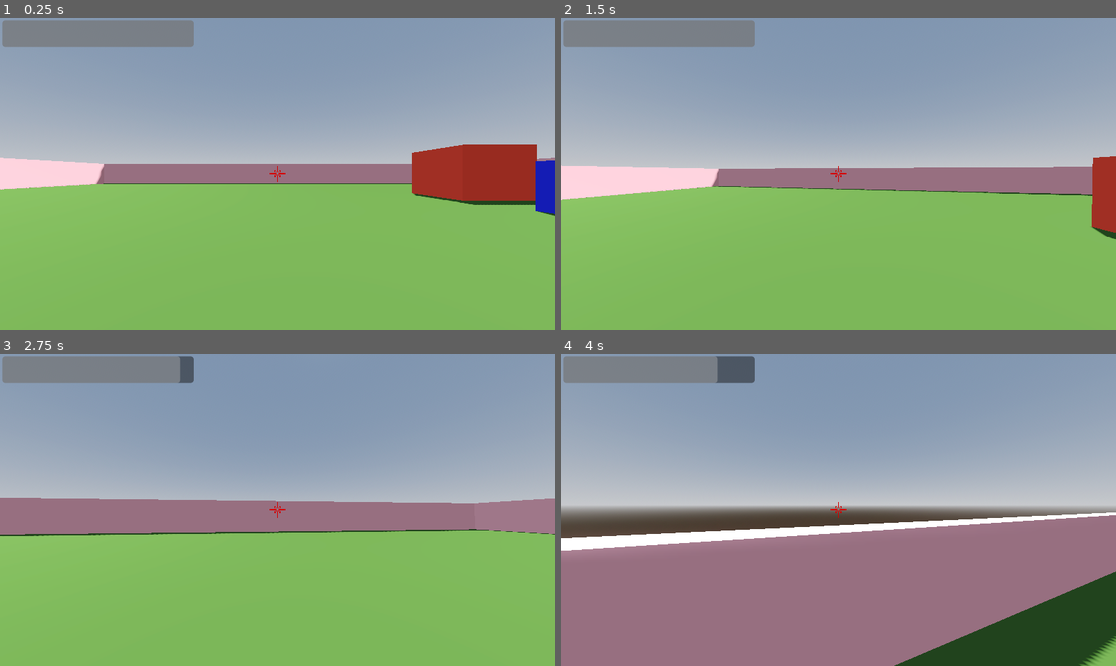
Above: before the commit, frames 1-4 (two rows, left to right).
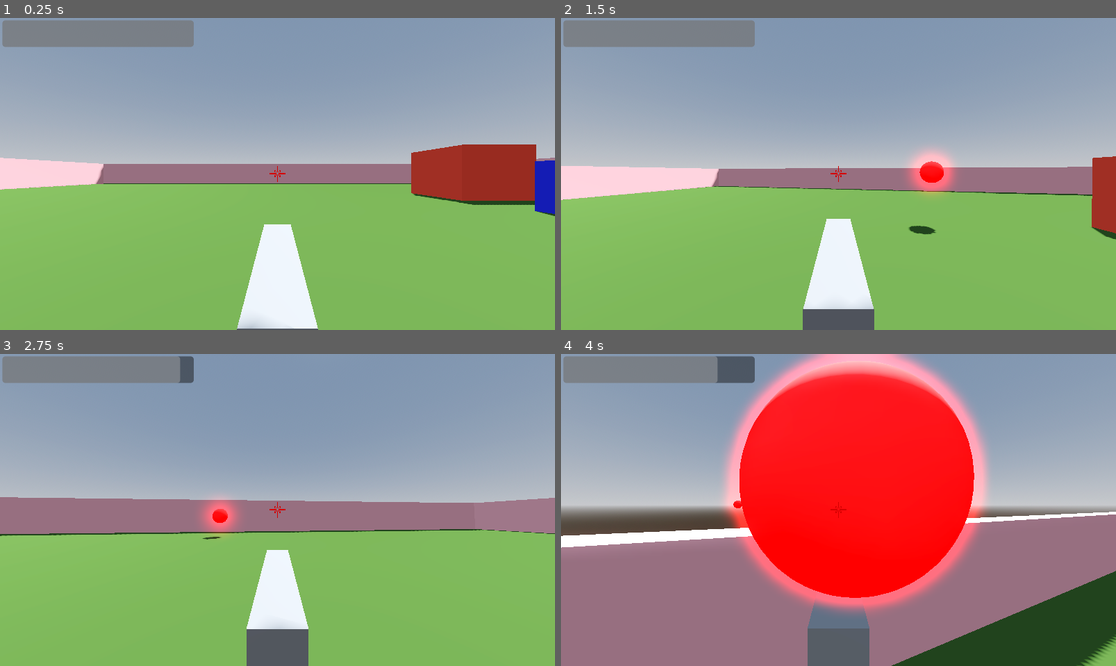
Above: after the commit, the same moments.

Repository: Robin3711/godot-fps-game
Game: Godot game, scene res://Scenes/World.tscn
Same seed, same stepped clock (60 frames per second), same inputs: the game is played once before the commit and once after it.
Inputs (mouse positions are in pixels of both pictures, inside the frame that each line leads up to):
- Up to frame 1 (0.25 s): no input
- Up to frame 2 (1.5 s): move the mouse to (866, 174) at 0.52 s; press the mouse at (866, 174) at 0.53 s; hold W (up) from 0.53 s (still down); tap Space (jump) at 0.77 s; move the mouse to (810, 174) at 1.27 s; release the mouse at (810, 174) at 1.28 s; tap Ctrl (crouch) at 1.35 s
- Up to frame 3 (2.75 s): keep holding W (up); tap Space (jump) at 1.52 s; click (249, 510) at 1.55 s; move the mouse to (288, 503) at 2.02 s; hold Shift (sprint) from 2.03 s (still down); click (288, 503) at 2.3 s
- Up to frame 4 (4 s): keep holding W (up); move the mouse to (832, 516) at 2.77 s; release Shift (sprint) at 2.78 s; click (832, 516) at 2.85 s; tap Space (jump) at 3.02, 3.77 s; move the mouse to (877, 513) at 3.52 s; press the mouse at (877, 513) at 3.53 s

The runs differ from the first frame. In frame 1, 3.4% of the frame differs, in the area x 0-100%, y 40-100%; in frame 2, 4.6%; in frame 3, 4.3%; in frame 4, 34%, in the area x 0-100%, y 0-100%.

Commit message:
basic gun features

Diff:
--- a/FirstPersonController-main/Scenes/World.tscn
+++ b/FirstPersonController-main/Scenes/World.tscn
@@ -5,7 +5,7 @@
 [ext_resource type="Material" uid="uid://b122sws3pt7w7" path="res://Materials/Red.tres" id="4_nuwel"]
 [ext_resource type="PackedScene" uid="uid://b1nbfoi44075y" path="res://Scenes/player.tscn" id="5_48wf7"]
 [ext_resource type="Material" uid="uid://p2nkjd3ge3qm" path="res://Materials/Blue.tres" id="5_te4rd"]
-[ext_resource type="PackedScene" uid="uid://sfke66oh3wvr" path="res://hud.tscn" id="6_tipcx"]
+[ext_resource type="PackedScene" uid="uid://sfke66oh3wvr" path="res://Scenes/hud.tscn" id="6_tipcx"]
 
 [sub_resource type="ProceduralSkyMaterial" id="ProceduralSkyMaterial_5lq0h"]
 sky_horizon_color = Color(0.64625, 0.65575, 0.67075, 1)
--- a/FirstPersonController-main/Scenes/player.tscn
+++ b/FirstPersonController-main/Scenes/player.tscn
@@ -1,8 +1,9 @@
-[gd_scene load_steps=11 format=3 uid="uid://b1nbfoi44075y"]
+[gd_scene load_steps=12 format=3 uid="uid://b1nbfoi44075y"]
 
 [ext_resource type="Script" path="res://Scripts/Player.gd" id="1_rlwos"]
 [ext_resource type="Texture2D" uid="uid://bg4lxahlxuxq8" path="res://crosshaire.png" id="2_j4kur"]
-[ext_resource type="PackedScene" uid="uid://sfke66oh3wvr" path="res://hud.tscn" id="3_k57ld"]
+[ext_resource type="PackedScene" uid="uid://sfke66oh3wvr" path="res://Scenes/hud.tscn" id="3_k57ld"]
+[ext_resource type="PackedScene" uid="uid://c73nq0u4vhiuk" path="res://gun.tscn" id="4_1etax"]
 
 [sub_resource type="CapsuleMesh" id="CapsuleMesh_xc2g5"]
 
@@ -154,6 +155,9 @@
 [node name="hud" parent="Head/Camera3D/CanvasLayer" instance=ExtResource("3_k57ld")]
 mouse_force_pass_scroll_events = false
 
+[node name="Node3D" parent="Head/Camera3D" instance=ExtResource("4_1etax")]
+transform = Transform3D(-4.37114e-08, 0, -1, 0, 1, 0, 1, 0, -4.37114e-08, 0, -0.481653, -1)
+
 [node name="AnimationPlayer" type="AnimationPlayer" parent="Head"]
 libraries = {
 "": SubResource("AnimationLibrary_r3xsg")
@@ -161,6 +165,7 @@
 
 [node name="GPUParticles3D" type="GPUParticles3D" parent="Head"]
 transform = Transform3D(1, 0, 0, 0, 1, 0, 0, 0, 1, 0, -0.62353, -7.37332)
+visible = false
 amount = 20
 process_material = SubResource("ParticleProcessMaterial_2jfqd")
 draw_pass_1 = SubResource("BoxMesh_834ge")
--- a/FirstPersonController-main/Scripts/Player.gd
+++ b/FirstPersonController-main/Scripts/Player.gd
@@ -145,8 +145,8 @@
 
 func _headbob(time) -> Vector3:
 	var pos = Vector3.ZERO
-	pos.y = sin(time * BOB_FREQ) * BOB_AMP / 2
-	pos.x = cos(time * BOB_FREQ / 2) * BOB_AMP / 2
+	pos.y = sin(time * BOB_FREQ) * BOB_AMP
+	pos.x = cos(time * BOB_FREQ / 2) * BOB_AMP
 	return pos
 
 
--- /dev/null
+++ b/FirstPersonController-main/bullet.gd
@@ -0,0 +1,12 @@
+extends Node3D
+
+var SPEED = 10
+
+# Called when the node enters the scene tree for the first time.
+func _ready():
+	pass # Replace with function body.
+
+
+# Called every frame. 'delta' is the elapsed time since the previous frame.
+func _process(delta):
+	position += transform.basis * Vector3(0,0,-SPEED)*delta
--- /dev/null
+++ b/FirstPersonController-main/bullet.tscn
@@ -0,0 +1,18 @@
+[gd_scene load_steps=4 format=3 uid="uid://j06ciyowppi8"]
+
+[ext_resource type="Script" path="res://bullet.gd" id="1_ggctr"]
+
+[sub_resource type="SphereMesh" id="SphereMesh_g7w2f"]
+
+[sub_resource type="StandardMaterial3D" id="StandardMaterial3D_is2dc"]
+albedo_color = Color(1, 0.00392157, 0, 1)
+emission_enabled = true
+emission = Color(1, 0, 0, 1)
+emission_energy_multiplier = 17.15
+
+[node name="bullet" type="Node3D"]
+script = ExtResource("1_ggctr")
+
+[node name="MeshInstance3D" type="MeshInstance3D" parent="."]
+mesh = SubResource("SphereMesh_g7w2f")
+surface_material_override/0 = SubResource("StandardMaterial3D_is2dc")
--- /dev/null
+++ b/FirstPersonController-main/gun.gd
@@ -0,0 +1,20 @@
+extends Node3D
+
+@onready var animPlayer = $AnimationPlayer
+var bullet
+var instance
+
+# Called when the node enters the scene tree for the first time.
+func _ready():
+	bullet = preload("res://bullet.tscn")
+
+
+# Called every frame. 'delta' is the elapsed time since the previous frame.
+func _process(delta):
+	if Input.is_action_pressed("shoot"):
+		if !animPlayer.is_playing():
+			animPlayer.play("shooting")
+			instance = bullet.instantiate()
+			instance.position = get_parent().get_parent().position
+			instance.transform.basis = get_parent().get_parent().transform.basis
+			get_parent().get_parent().get_parent().add_child(instance)
--- /dev/null
+++ b/FirstPersonController-main/gun.tscn
@@ -0,0 +1,63 @@
+[gd_scene load_steps=6 format=3 uid="uid://c73nq0u4vhiuk"]
+
+[ext_resource type="Script" path="res://gun.gd" id="1_3jch2"]
+
+[sub_resource type="BoxMesh" id="BoxMesh_ind88"]
+
+[sub_resource type="Animation" id="Animation_0aiqy"]
+resource_name = "shooting"
+tracks/0/type = "position_3d"
+tracks/0/imported = false
+tracks/0/enabled = true
+tracks/0/path = NodePath("MeshInstance3D")
+tracks/0/interp = 1
+tracks/0/loop_wrap = true
+tracks/0/keys = PackedFloat32Array()
+tracks/1/type = "value"
+tracks/1/imported = false
+tracks/1/enabled = true
+tracks/1/path = NodePath("MeshInstance3D:position")
+tracks/1/interp = 1
+tracks/1/loop_wrap = true
+tracks/1/keys = {
+"times": PackedFloat32Array(0, 0.1, 0.2),
+"transitions": PackedFloat32Array(1, 1, 1),
+"update": 0,
+"values": [Vector3(0.0128718, 0, 0), Vector3(0.5, 0, 0), Vector3(0, 0, 0)]
+}
+
+[sub_resource type="Animation" id="Animation_n41l5"]
+length = 0.001
+tracks/0/type = "value"
+tracks/0/imported = false
+tracks/0/enabled = true
+tracks/0/path = NodePath("MeshInstance3D:position")
+tracks/0/interp = 1
+tracks/0/loop_wrap = true
+tracks/0/keys = {
+"times": PackedFloat32Array(0),
+"transitions": PackedFloat32Array(1),
+"update": 0,
+"values": [Vector3(0.0128718, 0, 0)]
+}
+
+[sub_resource type="AnimationLibrary" id="AnimationLibrary_wswuf"]
+_data = {
+"RESET": SubResource("Animation_n41l5"),
+"shooting": SubResource("Animation_0aiqy")
+}
+
+[node name="Node3D" type="Node3D"]
+script = ExtResource("1_3jch2")
+
+[node name="MeshInstance3D" type="MeshInstance3D" parent="."]
+transform = Transform3D(1, 0, 0, 0, 0.2, 0, 0, 0, 0.2, 0.0128718, 0, 0)
+mesh = SubResource("BoxMesh_ind88")
+
+[node name="AnimationPlayer" type="AnimationPlayer" parent="."]
+libraries = {
+"": SubResource("AnimationLibrary_wswuf")
+}
+
+[node name="RayCast3D" type="RayCast3D" parent="."]
+transform = Transform3D(-4.37114e-08, 1, 0, -1, -4.37114e-08, 0, 0, 0, 1, -0.0239545, 0, 0)
--- a/FirstPersonController-main/project.godot
+++ b/FirstPersonController-main/project.godot
@@ -18,6 +18,10 @@
 [dotnet]
 
 project/assembly_name="10-first Person Controller"
+
+[filesystem]
+
+import/fbx/enabled=false
 
 [input]
 
@@ -56,6 +60,11 @@
 "events": [Object(InputEventKey,"resource_local_to_scene":false,"resource_name":"","device":0,"window_id":0,"alt_presse …(181 unchanged characters)…
 ]
 }
+shoot={
+"deadzone": 0.5,
+"events": [Object(InputEventMouseButton,"resource_local_to_scene":false,"resource_name":"","device":-1,"window_id":0,"alt_pressed":false,"shift_pressed":false,"ctrl_pressed":false,"meta_pressed":false,"button_mask":0,"position":Vector2(0, 0),"global_position":Vector2(0, 0),"factor":1.0,"button_index":1,"canceled":false,"pressed":false,"double_click":false,"script":null)
+]
+}
 
 [physics]
 
Renamed: FirstPersonController-main/hud.tscn -> FirstPersonController-main/Scenes/hud.tscn
Not shown, added: FirstPersonController-main/gun844F.tmp
Not shown, added: FirstPersonController-main/gun85F9.tmp
Not shown, added: FirstPersonController-main/gun9C46.tmp
Not shown, added: FirstPersonController-main/gunB471.tmp
Not shown, added: FirstPersonController-main/gunCDEC.tmp
Not shown, added: FirstPersonController-main/gunDDC3.tmp
